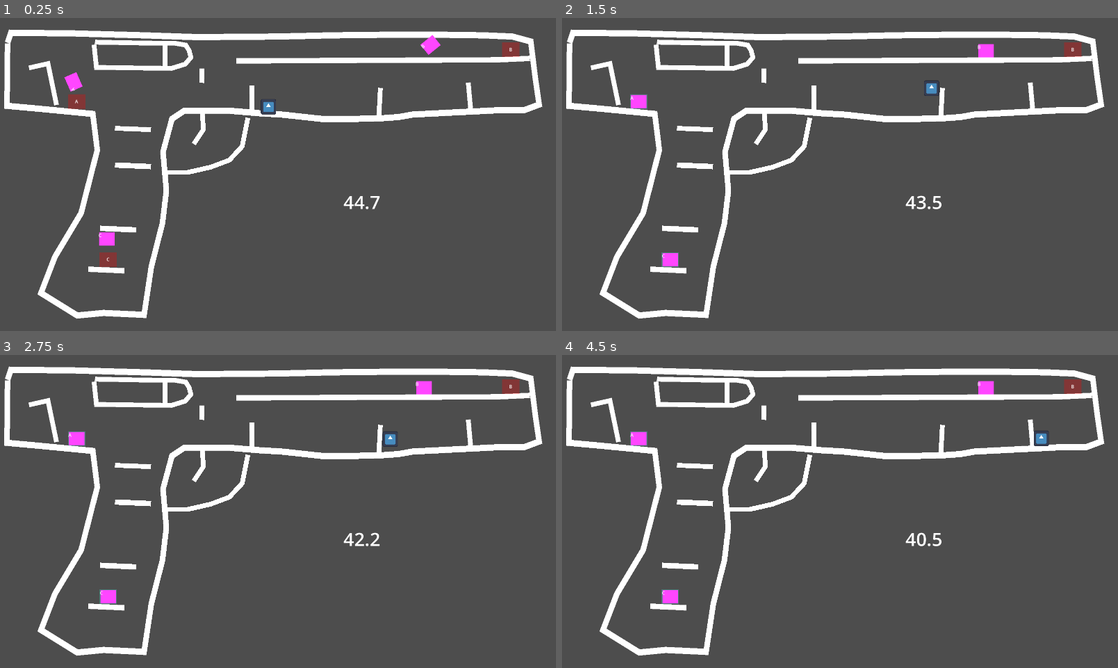
Above: before the commit, frames 1-4 (two rows, left to right).
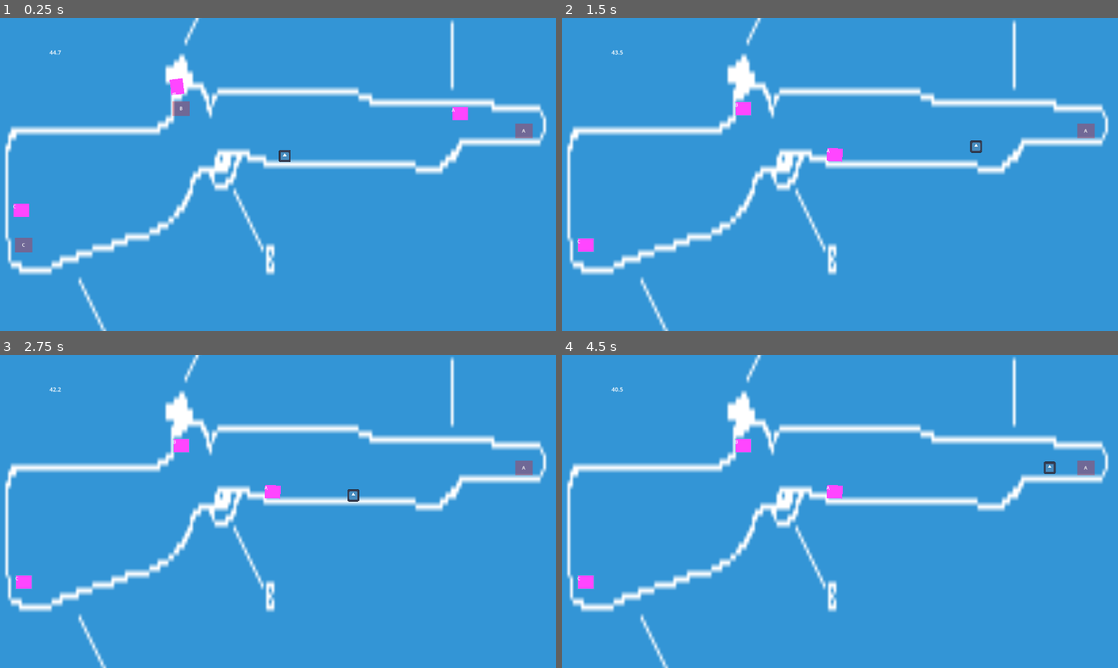
Above: after the commit, the same moments.

Repository: simenhs/piratsyltetoey
Game: Godot game, scene res://scenes/level1/level1.tscn
The game is run twice, just before and just after one commit, with the same random seed, the same clock (stepped at 60 frames per second) and the same inputs. The engine's default icon, where the game draws it, is replaced by a stand-in: a white triangle on a blue panel in a dark square.
Inputs:
- Up to frame 1 (0.25 s): no input
- Up to frame 2 (1.5 s): hold D (right) from 0.53 s (still down); tap Shift (dash) at 0.6 s; tap Space (jump) at 0.77 s; tap E (use) at 1.35 s
- Up to frame 3 (2.75 s): tap Space (jump) at 1.52 s; release D (right) at 2.03 s; hold A (left) from 2.03 s (still down); tap Shift (dash) at 2.1 s
- Up to frame 4 (4.5 s): release A (left) at 2.78 s; hold D (right) 2.78-4.28 s; tap E (use) at 2.85, 4.35 s; tap Space (jump) at 3.02, 3.77 s; tap Shift (dash) at 3.6 s; hold A (left) from 4.28 s (still down)

The runs differ from the first frame. In frame 1, 100% of the frame differs, in the area x 0-100%, y 0-100%; in frame 2, 100%; in frame 3, 100%; in frame 4, 100%.

Commit message:
added blueprint as background

Diff:
--- a/godot/project.godot
+++ b/godot/project.godot
@@ -19,8 +19,10 @@
 
 window/size/viewport_width=1920
 window/size/viewport_height=1080
-window/size/mode=3
+window/size/window_width_override=1920
+window/size/window_height_override=1080
 window/stretch/mode="viewport"
+window/stretch/scale_mode="integer"
 
 [input]
 
--- a/godot/scenes/level1/level1.tscn
+++ b/godot/scenes/level1/level1.tscn
@@ -12,26 +12,26 @@
 [node name="World" parent="." instance=ExtResource("1_cwunv")]
 
 [node name="Player" parent="." instance=ExtResource("2_qf4gi")]
-position = Vector2(927, 309)
+position = Vector2(983, 454)
 
 [node name="pickupObject" parent="." instance=ExtResource("3_8oqeh")]
-position = Vector2(236, 264)
+position = Vector2(1780, 365)
 
 [node name="pickupObject2" parent="." instance=ExtResource("3_8oqeh")]
-position = Vector2(1735, 85)
+position = Vector2(597, 288)
 display_name = "B"
 
 [node name="pickupObject3" parent="." instance=ExtResource("3_8oqeh")]
-position = Vector2(345, 809)
+position = Vector2(53, 759)
 display_name = "C"
 
 [node name="TimerLabel" type="Label" parent="."]
 unique_name_in_owner = true
-offset_left = 966.0
-offset_top = 590.0
-offset_right = 1534.0
-offset_bottom = 658.0
-theme_override_font_sizes/font_size = 64
+offset_left = 143.0
+offset_top = 104.0
+offset_right = 240.0
+offset_bottom = 132.0
+theme_override_font_sizes/font_size = 20
 text = "20.0"
 horizontal_alignment = 1
 
--- a/godot/scenes/level1/player/player.tscn
+++ b/godot/scenes/level1/player/player.tscn
@@ -4,15 +4,15 @@
 [ext_resource type="Texture2D" uid="uid://ce4xl7aflpehj" path="res://icon.svg" id="1_oekgg"]
 
 [sub_resource type="CircleShape2D" id="CircleShape2D_ruihv"]
-radius = 25.02
+radius = 21.0
 
 [node name="Player" type="CharacterBody2D"]
 collision_layer = 2
 script = ExtResource("1_1j1jv")
 
 [node name="Icon" type="Sprite2D" parent="."]
-position = Vector2(1.90735e-06, 0)
-scale = Vector2(0.412109, 0.419922)
+position = Vector2(0.499999, 4.76837e-07)
+scale = Vector2(0.320312, 0.328125)
 texture = ExtResource("1_oekgg")
 
 [node name="CollisionShape2D" type="CollisionShape2D" parent="."]
--- a/godot/scenes/level1/world/world.tscn
+++ b/godot/scenes/level1/world/world.tscn
@@ -1,123 +1,14 @@
-[gd_scene load_steps=5 format=3 uid="uid://dmnhro72jpck8"]
+[gd_scene load_steps=2 format=3 uid="uid://dmnhro72jpck8"]
 
-[sub_resource type="RectangleShape2D" id="RectangleShape2D_d8jr0"]
-size = Vector2(624.049, 14)
-
-[sub_resource type="RectangleShape2D" id="RectangleShape2D_q6j26"]
-size = Vector2(13, 54)
-
-[sub_resource type="RectangleShape2D" id="RectangleShape2D_v0vsu"]
-size = Vector2(76, 10)
-
-[sub_resource type="RectangleShape2D" id="RectangleShape2D_p0bxc"]
-size = Vector2(12.1951, 32.9268)
+[ext_resource type="Texture2D" uid="uid://bggjs026ie68q" path="res://assets/images/blueprint.png" id="1_cduw4"]
 
 [node name="World" type="StaticBody2D"]
-scale = Vector2(1.64, 1.64)
 
-[node name="Drawing" type="Node2D" parent="."]
-position = Vector2(-5, -2)
-
-[node name="Line2D" type="Line2D" parent="Drawing"]
-position = Vector2(-102.293, -200.567)
-scale = Vector2(1.17333, 1.3129)
-points = PackedVector2Array(105, 195, 104, 295, 165, 300, 258, 308, 266, 366, 237, 467, 190, 537, 165, 595, 230, 631, 277, 627, 350, 630, 363, 553, 383, 483, 390, 431, 384, 369, 400, 316, 422, 303, 505, 303, 558, 307, 597, 309, 669, 316, 727, 316, 776, 315, 807, 313, 832, 309, 898, 306, 987, 302, 1032, 302, 1059, 293, 1052, 250, 1048, 221, 1044, 192, 1011, 184, 956, 182, 864, 181, 811, 181, 693, 182, 590, 184, 446, 185, 347, 182, 222, 179, 111, 178, 105, 194)
-
-[node name="Line2D2" type="Line2D" parent="Drawing"]
-points = PackedVector2Array(527, 212, 515, 272, 488, 301, 448, 316, 399, 327, 357, 327)
-
-[node name="Line2D3" type="Line2D" parent="Drawing"]
-points = PackedVector2Array(431, 195, 433, 237, 413, 267)
-
-[node name="Line2D4" type="Line2D" parent="Drawing"]
-points = PackedVector2Array(247, 234, 323, 237)
-
-[node name="Line2D5" type="Line2D" parent="Drawing"]
-position = Vector2(0, 46.7819)
-scale = Vector2(1, 1.13044)
-points = PackedVector2Array(247, 234, 280.883, 235.338, 323, 237)
-
-[node name="Line2D6" type="Line2D" parent="Drawing"]
-position = Vector2(-31, 180)
-scale = Vector2(1, 1.13044)
-points = PackedVector2Array(247, 234, 280.883, 235.338, 323, 237)
-
-[node name="Line2D7" type="Line2D" parent="Drawing"]
-position = Vector2(-56, 266)
-scale = Vector2(1, 1.13044)
-points = PackedVector2Array(247, 234, 280.883, 235.338, 323, 237)
-
-[node name="Line2D8" type="Line2D" parent="Drawing"]
-position = Vector2(-53, 263)
-scale = Vector2(1, 1.13044)
-points = PackedVector2Array(1174, -155.692, 1106, -153.038, 555.561, -151.053)
-
-[node name="Line2D9" type="Line2D" parent="Drawing"]
-points = PackedVector2Array(991, 138, 996, 194)
-
-[node name="Line2D10" type="Line2D" parent="Drawing"]
-points = PackedVector2Array(353, 60, 353, 104)
-
-[node name="Line2D11" type="Line2D" parent="Drawing"]
-points = PackedVector2Array(203, 58, 208, 106, 366, 108, 395, 99, 407, 85, 403, 70, 396, 59, 372, 55, 326, 55, 210, 53, 205, 52)
-
-[node name="Line2D12" type="Line2D" parent="Drawing"]
-points = PackedVector2Array(124, 185, 106, 98, 66, 107)
-
-[node name="Line2D13" type="Line2D" parent="Drawing"]
-points = PackedVector2Array(535, 144, 536, 199)
-
-[node name="Line2D14" type="Line2D" parent="Drawing"]
-points = PackedVector2Array(806, 149, 803, 207)
-
-[node name="Line2D15" type="Line2D" parent="Drawing"]
-points = PackedVector2Array(430.61, 108.098, 430, 138.585)
+[node name="Sprite2D" type="Sprite2D" parent="."]
+position = Vector2(-225, -1240)
+scale = Vector2(9.37891, 19.2785)
+texture = ExtResource("1_cduw4")
+centered = false
 
 [node name="CollisionPolygon2D" type="CollisionPolygon2D" parent="."]
-polygon = PackedVector2Array(1132, 183, 736, 208, 393, 196, 365.244, 209.756, 352, 245, 345, 444, 303, 619, 166, 622, 88, 578, 47.561, 1653.66, 1252.44, 1632.32)
-
-[node name="CollisionPolygon2D2" type="CollisionPolygon2D" parent="."]
-polygon = PackedVector2Array(1121, 50, 1132, 171, 1123.17, 1635.37, 2481.1, 1521.95, 2010.98, -731.098, -975.61, -746.341, -1773.17, 1642.68, 167.683, 1663.41, 96, 578, 126, 483, 169.512, 411.585, 200, 296, 195, 200, 18, 184, 22, 24, 1098, 37)
-
-[node name="CollisionPolygon2D3" type="CollisionPolygon2D" parent="."]
-polygon = PackedVector2Array(199, 46, 203, 99, 349, 106, 391, 95, 403, 70, 384, 49)
-
-[node name="CollisionShape2D" type="CollisionShape2D" parent="."]
-position = Vector2(808.976, 90)
-shape = SubResource("RectangleShape2D_d8jr0")
-
-[node name="CollisionShape2D2" type="CollisionShape2D" parent="."]
-position = Vector2(987.5, 162)
-shape = SubResource("RectangleShape2D_q6j26")
-
-[node name="CollisionShape2D3" type="CollisionShape2D" parent="."]
-position = Vector2(800, 175)
-shape = SubResource("RectangleShape2D_q6j26")
-
-[node name="CollisionShape2D4" type="CollisionShape2D" parent="."]
-position = Vector2(529, 167)
-shape = SubResource("RectangleShape2D_q6j26")
-
-[node name="CollisionShape2D5" type="CollisionShape2D" parent="."]
-position = Vector2(281, 234)
-shape = SubResource("RectangleShape2D_v0vsu")
-
-[node name="CollisionShape2D6" type="CollisionShape2D" parent="."]
-position = Vector2(280, 310)
-shape = SubResource("RectangleShape2D_v0vsu")
-
-[node name="CollisionShape2D7" type="CollisionShape2D" parent="."]
-position = Vector2(251, 444)
-shape = SubResource("RectangleShape2D_v0vsu")
-
-[node name="CollisionShape2D8" type="CollisionShape2D" parent="."]
-position = Vector2(224, 530)
-shape = SubResource("RectangleShape2D_v0vsu")
-
-[node name="CollisionShape2D9" type="CollisionShape2D" parent="."]
-position = Vector2(426.22, 121.341)
-shape = SubResource("RectangleShape2D_p0bxc")
-
-[node name="CollisionPolygon2D4" type="CollisionPolygon2D" parent="."]
-position = Vector2(224, 530)
-polygon = PackedVector2Array(-164, -432, -162, -420, -128, -427, -109, -340, -97, -339, -119, -442)
+polygon = PackedVector2Array(43, 392, 21, 492, 31, 832, 79, 874, 413, 782, 595, 698, 687, 532, 721, 520, 739, 584, 791, 582, 819, 514, 837, 468, 913, 494, 1193, 506, 1421, 500, 1453, 524, 1503, 528, 1549, 502, 1613, 428, 1833, 420, 1875, 410, 1885, 356, 1871, 308, 1773, 294, 1695, 290, 1283, 288, 1221, 254, 749, 252, 725, 310, 689, 236, 665, 236, 639, 138, 611, 150, 581, 164, 573, 204, 587, 226, 591, 336, 563, 366, 539, 386, 50, 403, -417, 332, -203, -236, 1936, -312, 2616, 96, 2459, 1460, -379, 1524, -366, 323, 5, 390)
Not shown, added: godot/assets/audio/intro.mp3.import
Binary file added: godot/assets/images/blueprint.png
Not shown, added: godot/assets/images/blueprint.png.import
